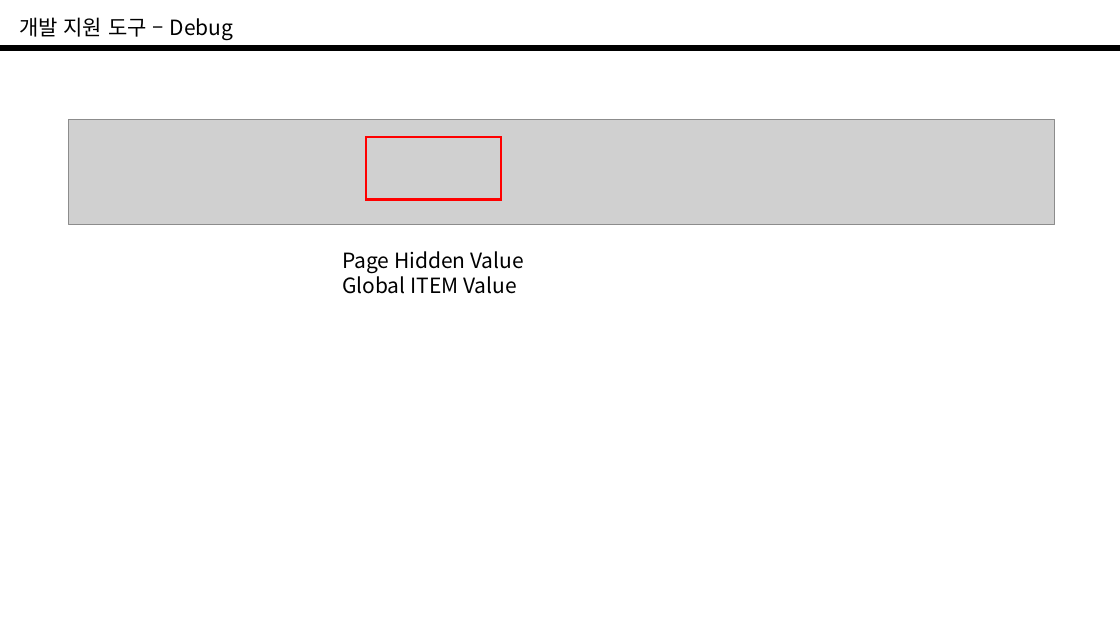
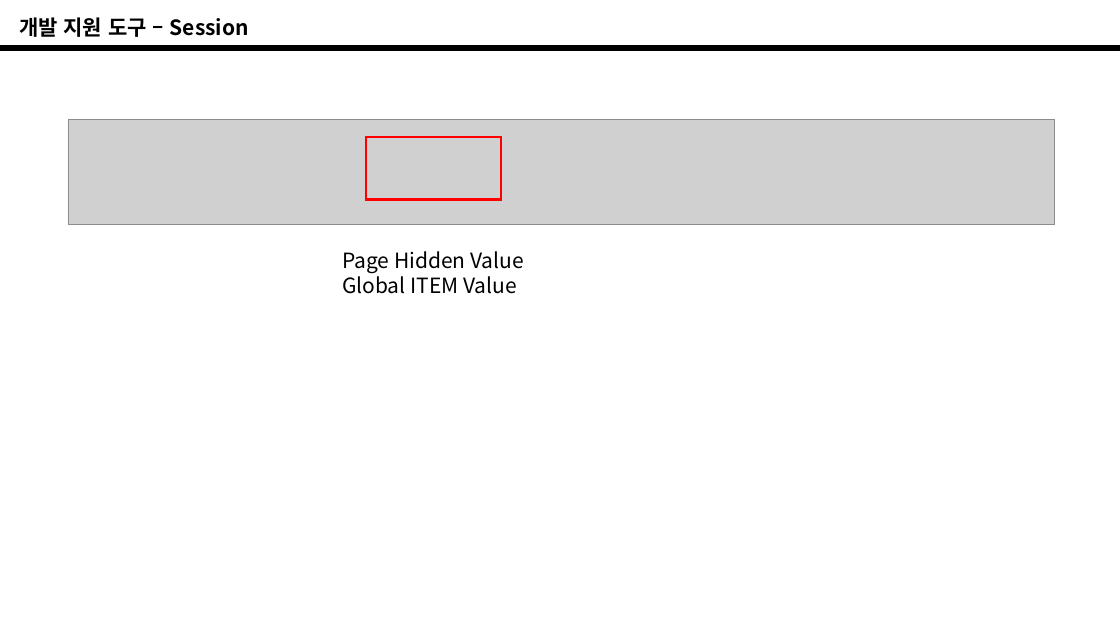
Before and after one commit to kingntop/ap, a slide deck: slide 9 of 4/TTA_교육_과정_4.pptx. Drawn at 1120x630 pixels with LibreOffice and Linux fonts; fonts in the diff are those of the drawing; grey boxes stand for pictures; background and template pictures are left out. Boxes give left, top, right and bottom in pixels: in the first picture for what was removed or moved away, otherwise in the second. Text is boxed around its words. In the diff, an @@ line names an element or a change of style, - is before the commit and + after.

```diff
--- a/4/TTA_교육_과정_4.pptx
+++ b/4/TTA_교육_과정_4.pptx
@@ text at [19,17,249,37]: text changed; bold on @@
-개발 지원 도구 – Debug
+개발 지원 도구 – Session
```
Also in this commit, not shown: 13 other slides changed, 1 slide added, 1 slide removed, 4 other files.
